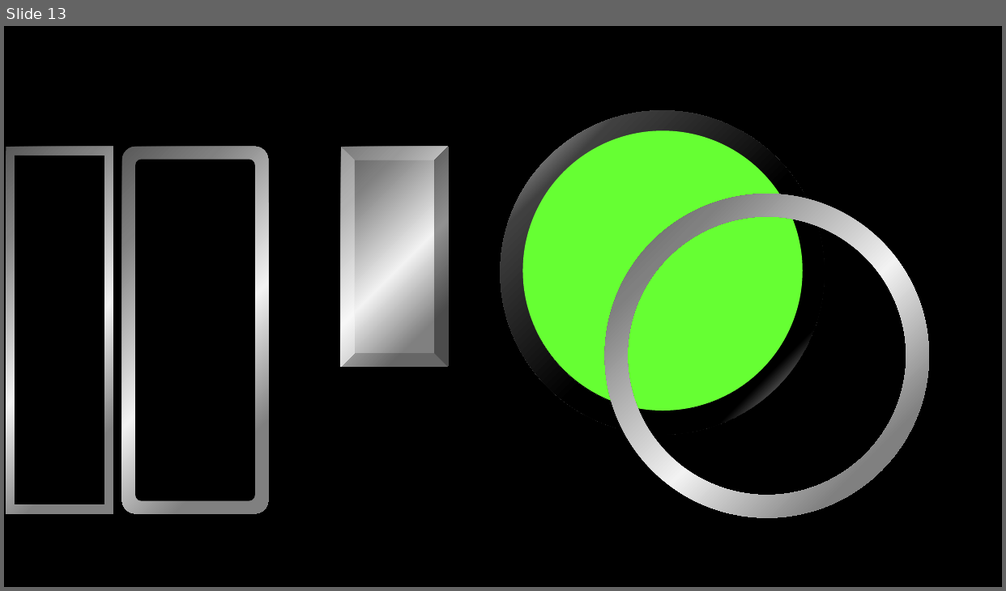
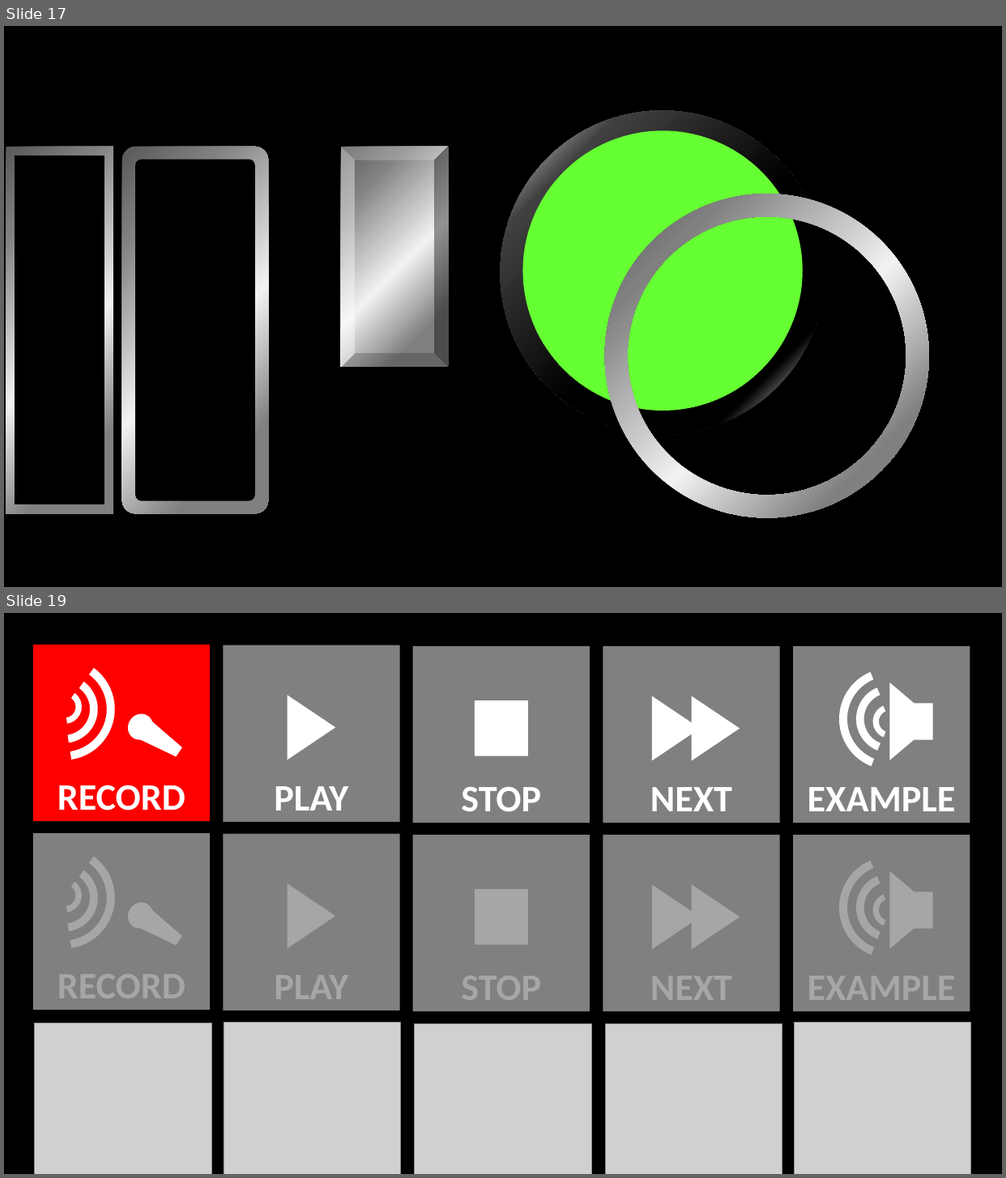
Before and after one commit to sweatysock/jock, a slide deck: design notes.pptx. Shown one above the other, each under a label of ours: slide 13 before the commit, slides 17 and 19 after it; the slides between them are not shown. The pictures are 1006x591 and 1006x1178 pixels, drawn with LibreOffice and Linux fonts; fonts in the diff are those of the drawing; grey boxes stand for pictures; background and template pictures are left out. Boxes give left, top, right and bottom in pixels: in the first picture for what was removed or moved away, otherwise in the second. Text is boxed around its words. In the diff, an @@ line names an element or a change of style, - is before the commit and + after.

```diff
--- a/design notes.pptx
+++ b/design notes.pptx
@@ slide 19 added at (x1=4, y1=613, x2=1002, y2=1174), background #000000 @@
@@ rectangle added at (x1=224, y1=645, x2=400, y2=822), fill #808080, 36 pt, text #FFFFFF, bold @@
+PLAY
@@ rectangle added at (x1=413, y1=646, x2=590, y2=823), fill #808080, 36 pt, text #FFFFFF, bold @@
+STOP
@@ rectangle added at (x1=603, y1=646, x2=780, y2=823), fill #808080, 36 pt, text #FFFFFF, bold @@
+NEXT
@@ group added at (x1=10, y1=645, x2=210, y2=821): 3 arch (boxed as its full ring)s, 1 rectangle, 1 ellipse, 1 trapezoid @@
+RECORD
@@ group added at (x1=793, y1=646, x2=970, y2=823): 3 arch (boxed as its full ring)s, 2 rectangles, 1 trapezoid @@
+EXAMPLE
@@ triangle added at (x1=288, y1=695, x2=335, y2=760), fill #FFFFFF @@
@@ rectangle added at (x1=475, y1=700, x2=528, y2=756), fill #FFFFFF @@
@@ triangle added at (x1=652, y1=696, x2=700, y2=761), fill #FFFFFF @@
@@ triangle added at (x1=692, y1=696, x2=739, y2=761), fill #FFFFFF @@
@@ rectangle added at (x1=224, y1=834, x2=400, y2=1011), fill #808080, 36 pt, text #A6A6A6, bold @@
+PLAY
@@ rectangle added at (x1=413, y1=835, x2=590, y2=1012), fill #808080, 36 pt, text #A6A6A6, bold @@
+STOP
@@ rectangle added at (x1=603, y1=835, x2=780, y2=1012), fill #808080, 36 pt, text #A6A6A6, bold @@
+NEXT
@@ group added at (x1=10, y1=833, x2=210, y2=1010): 3 arch (boxed as its full ring)s, 1 rectangle, 1 ellipse, 1 trapezoid @@
+RECORD
@@ group added at (x1=793, y1=835, x2=970, y2=1012): 3 arch (boxed as its full ring)s, 2 rectangles, 1 trapezoid @@
+EXAMPLE
@@ triangle added at (x1=288, y1=884, x2=335, y2=949), fill #A6A6A6 @@
@@ rectangle added at (x1=475, y1=889, x2=528, y2=944), fill #A6A6A6 @@
@@ triangle added at (x1=652, y1=884, x2=700, y2=949), fill #A6A6A6 @@
@@ triangle added at (x1=692, y1=884, x2=739, y2=949), fill #A6A6A6 @@
@@ picture added at (x1=35, y1=1024, x2=212, y2=1174) @@
@@ picture added at (x1=224, y1=1023, x2=400, y2=1174) @@
@@ picture added at (x1=414, y1=1024, x2=592, y2=1174) @@
@@ picture added at (x1=605, y1=1024, x2=782, y2=1174) @@
@@ picture added at (x1=795, y1=1023, x2=971, y2=1174) @@
@@ what was slide 13 is now slide 17 @@
```
Also in this commit, not shown: 7 slides changed, 9 other slides added, 21 other files.
